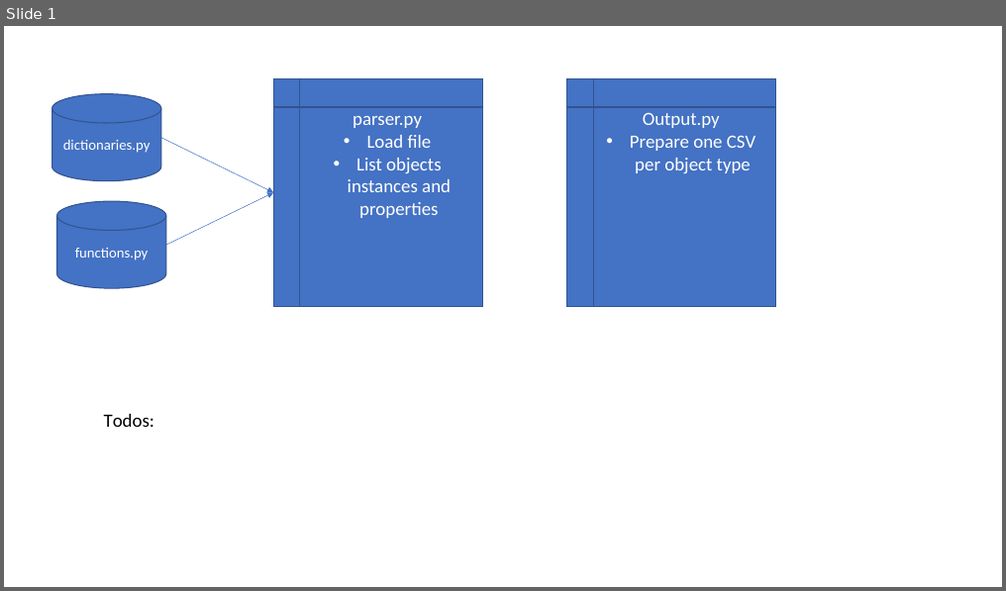
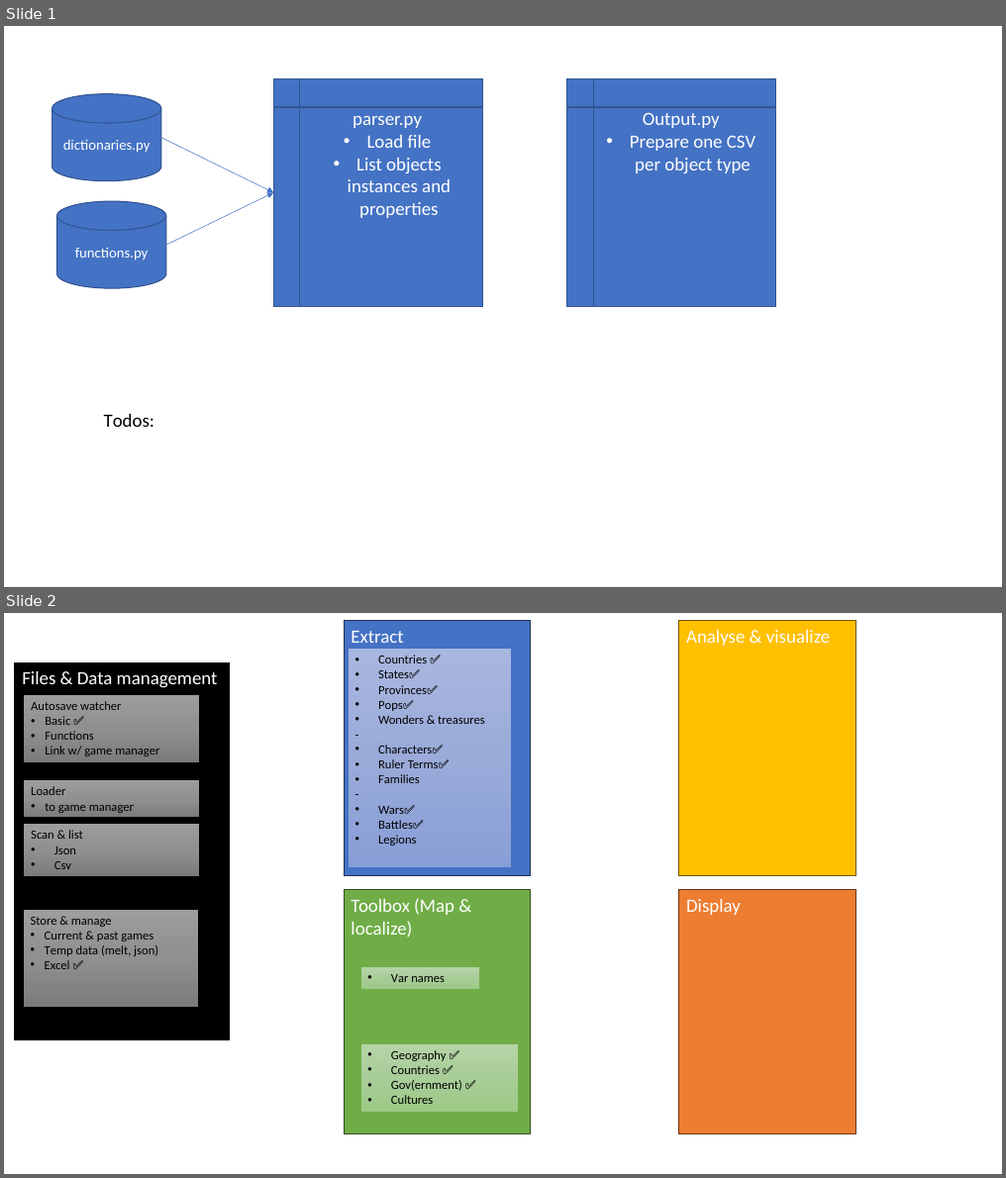
Before and after one commit to cheap5749/PDXLiveAnalyser, a slide deck: docu/00_concept.pptx. Shown one above the other, each under a label of ours: slide 1 before the commit, slides 1 and 2 after it. The pictures are 1006x591 and 1006x1178 pixels, drawn with LibreOffice and Linux fonts; fonts in the diff are those of the drawing. Boxes give left, top, right and bottom in pixels: in the first picture for what was removed or moved away, otherwise in the second. Text is boxed around its words. In the diff, an @@ line names an element or a change of style, - is before the commit and + after.

Commit message:
revamp countries, add prov & states, pop:prov table

```diff
--- a/docu/00_concept.pptx
+++ b/docu/00_concept.pptx
@@ slide 2 added at box(4, 613, 1002, 1174), background #FFFFFF @@
@@ rectangle added at box(344, 621, 531, 876), fill #4472C4, outline #1E3256 1 pt, 18 pt, text #FFFFFF @@
+Extract
@@ rectangle added at box(679, 621, 856, 876), fill #FFC000, outline #705400 1 pt, 18 pt, text #FFFFFF @@
+Analyse & visualize
@@ rectangle added at box(15, 663, 230, 1040), fill #000000, outline #000000 1 pt, 18 pt, text #FFFFFF @@
+Files & Data management
@@ rectangle added at box(348, 649, 512, 867), fill gradient #A8B7DF to #9AABD9 to #889ED7, outline #4472C4 0.5 pt, 12 pt, text #000000 @@
+• Countries ✅
+• States✅
+• Provinces✅
+• Pops✅
+• Wonders & treasures
+-
+• Characters✅
+• Ruler Terms✅
+• Families
+-
+• Wars✅
+• Battles✅
+• Legions
@@ rectangle added at box(24, 694, 199, 762), fill gradient #9D9D9D to #909090 to #7C7C7C, outline #000000 0.5 pt, 12 pt, text #000000 @@
+Autosave watcher
+• Basic ✅
+• Functions
+• Link w/ game manager
@@ rectangle added at box(24, 780, 199, 817), fill gradient #9D9D9D to #909090 to #7C7C7C, outline #000000 0.5 pt, 12 pt, text #000000 @@
+Loader
+• to game manager
@@ rectangle added at box(24, 823, 199, 876), fill gradient #9D9D9D to #909090 to #7C7C7C, outline #000000 0.5 pt, 12 pt, text #000000 @@
+Scan & list
+• Json
+• Csv
@@ rectangle added at box(23, 909, 198, 1007), fill gradient #9D9D9D to #909090 to #7C7C7C, outline #000000 0.5 pt, 12 pt, text #000000 @@
+Store & manage
+• Current & past games
+• Temp data (melt, json)
+• Excel ✅
@@ rectangle added at box(344, 890, 531, 1134), fill #70AD47, outline #314C1F 1 pt, 18 pt, text #FFFFFF @@
+Toolbox (Map & localize)
@@ rectangle added at box(679, 890, 856, 1134), fill #ED7D31, outline #683715 1 pt, 18 pt, text #FFFFFF @@
+Display
@@ rectangle added at box(360, 967, 480, 989), fill gradient #B5D5A7 to #AACE9A to #9CC987, outline #70AD47 0.5 pt, 12 pt, text #000000 @@
+• Var names
@@ rectangle added at box(360, 1045, 518, 1112), fill gradient #B5D5A7 to #AACE9A to #9CC987, outline #70AD47 0.5 pt, 12 pt, text #000000 @@
+• Geography ✅
+• Countries ✅
+• Gov(ernment) ✅
+• Cultures
```
Also in this commit, not shown: 7 other files.
